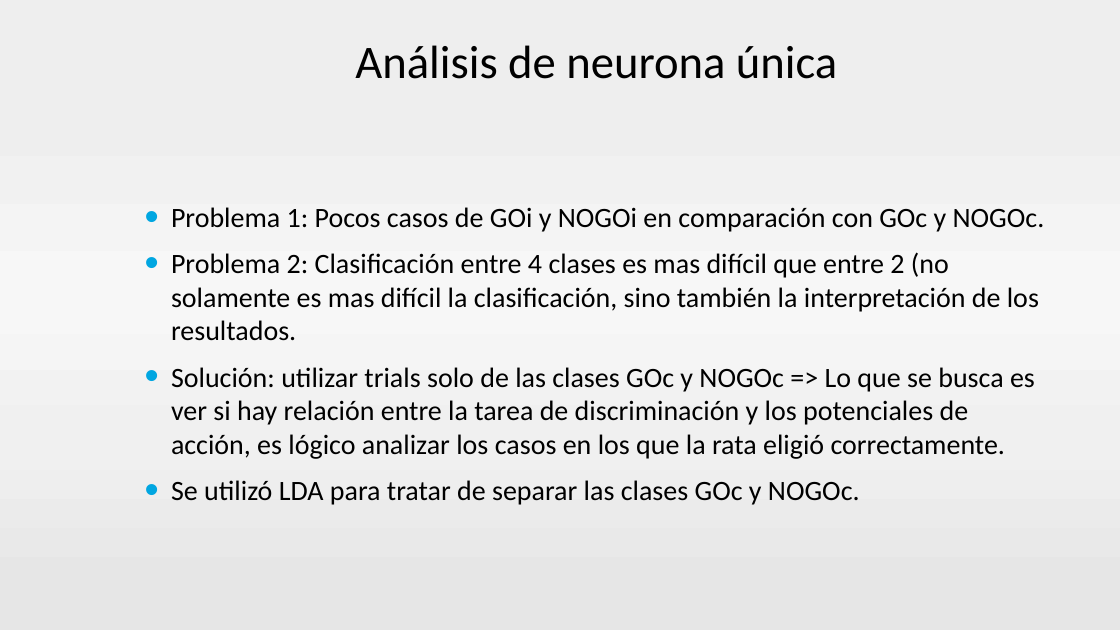
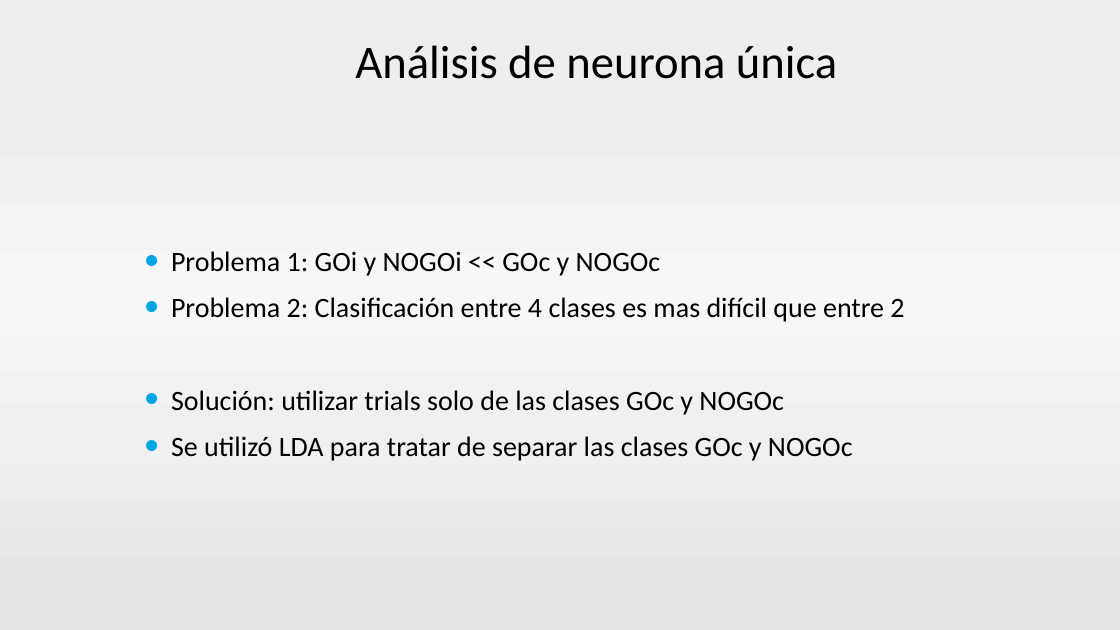
Before and after one commit to neozero86/tesis-megea, a slide deck: slide 21 of Presentacion/PresentacionTesis v2.pptx (slide 22 before the commit). Drawn at 1120x630 pixels with LibreOffice and Linux fonts; fonts in the diff are those of the drawing; background and template pictures are left out. Boxes give left, top, right and bottom in pixels: in the first picture for what was removed or moved away, otherwise in the second. Text is boxed around its words. In the diff, an @@ line names an element or a change of style, - is before the commit and + after.

```diff
--- a/Presentacion/PresentacionTesis v2.pptx
+++ b/Presentacion/PresentacionTesis v2.pptx
@@ text at bbox=[171, 251, 904, 461]: text changed @@
-• Problema 1: Pocos casos de GOi y NOGOi en comparación con GOc y NOGOc.
-• Problema 2: Clasificación entre 4 clases es mas difícil que entre 2 (no solamente es mas difícil la clasificación, sino también la interpretación de los resultados.
-• Solución: utilizar trials solo de las clases GOc y NOGOc => Lo que se busca es ver si hay relación entre la tarea de discriminación y los potenciales de acción, es lógico analizar los casos en los que la rata eligió correctamente.
-• Se utilizó LDA para tratar de separar las clases GOc y NOGOc.
+• Problema 1: GOi y NOGOi << GOc y NOGOc
+• Problema 2: Clasificación entre 4 clases es mas difícil que entre 2
+• Solución: utilizar trials solo de las clases GOc y NOGOc
+• Se utilizó LDA para tratar de separar las clases GOc y NOGOc
```
Also in this commit, not shown: 26 other slides changed, 1 slide added, 2 slides removed.
